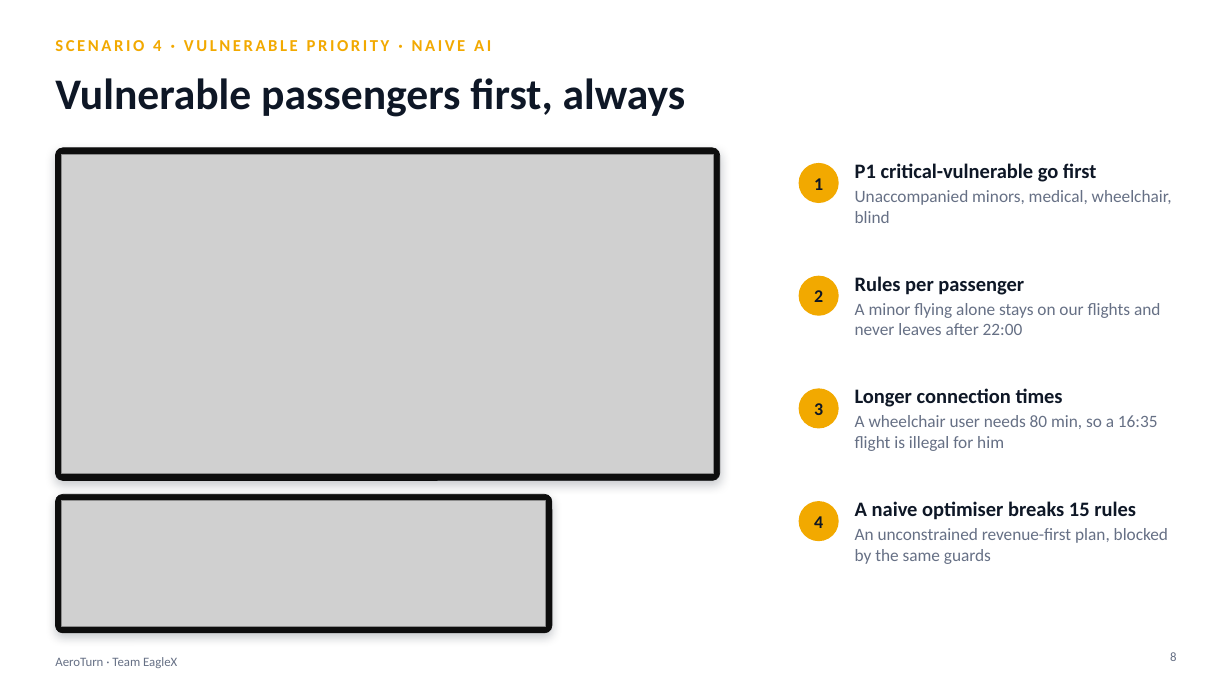
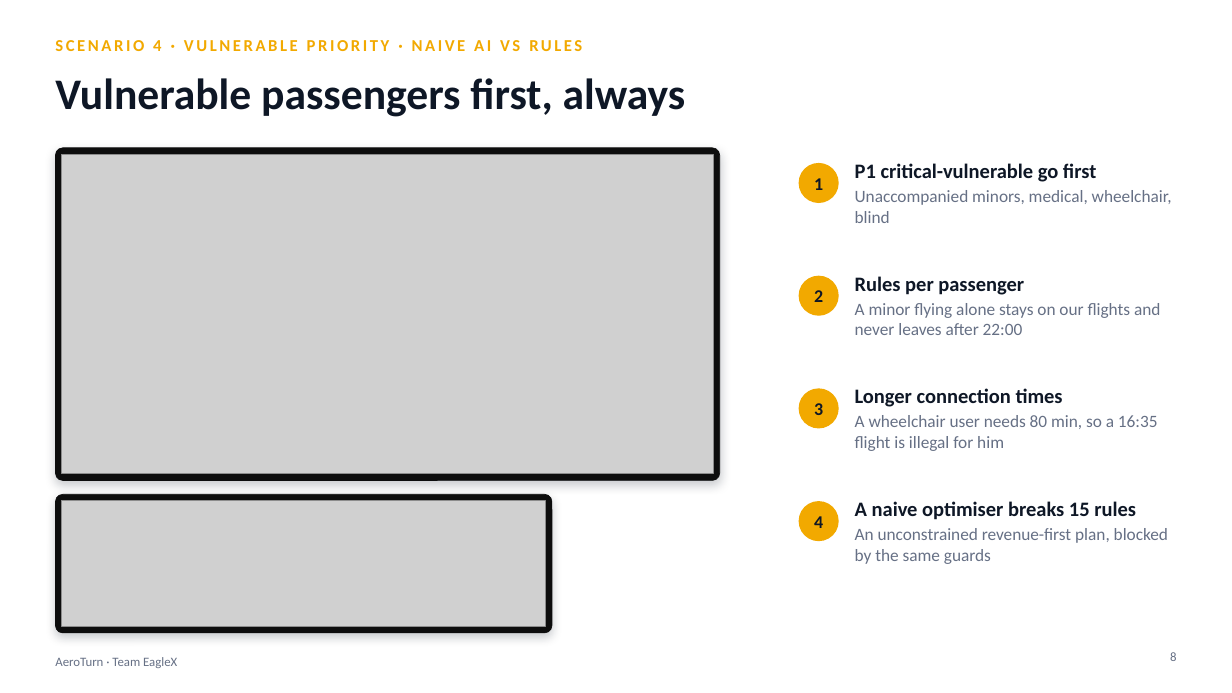
Before and after one commit to RithikhC/EagleX, a slide deck: slide 8 of docs/AeroTurn_Deck.pptx. Drawn at 1232x693 pixels with LibreOffice and Linux fonts; fonts in the diff are those of the drawing; grey boxes stand for pictures. Boxes give left, top, right and bottom in pixels: in the first picture for what was removed or moved away, otherwise in the second. Text is boxed around its words. In the diff, an @@ line names an element or a change of style, - is before the commit and + after.

```diff
--- a/docs/AeroTurn_Deck.pptx
+++ b/docs/AeroTurn_Deck.pptx
@@ text at [55, 40, 582, 51]: text changed @@
-SCENARIO 4 · VULNERABLE PRIORITY · NAIVE AI
+SCENARIO 4 · VULNERABLE PRIORITY · NAIVE AI VS RULES
```
Also in this commit, not shown: 8 other slides changed, 42 other files.
